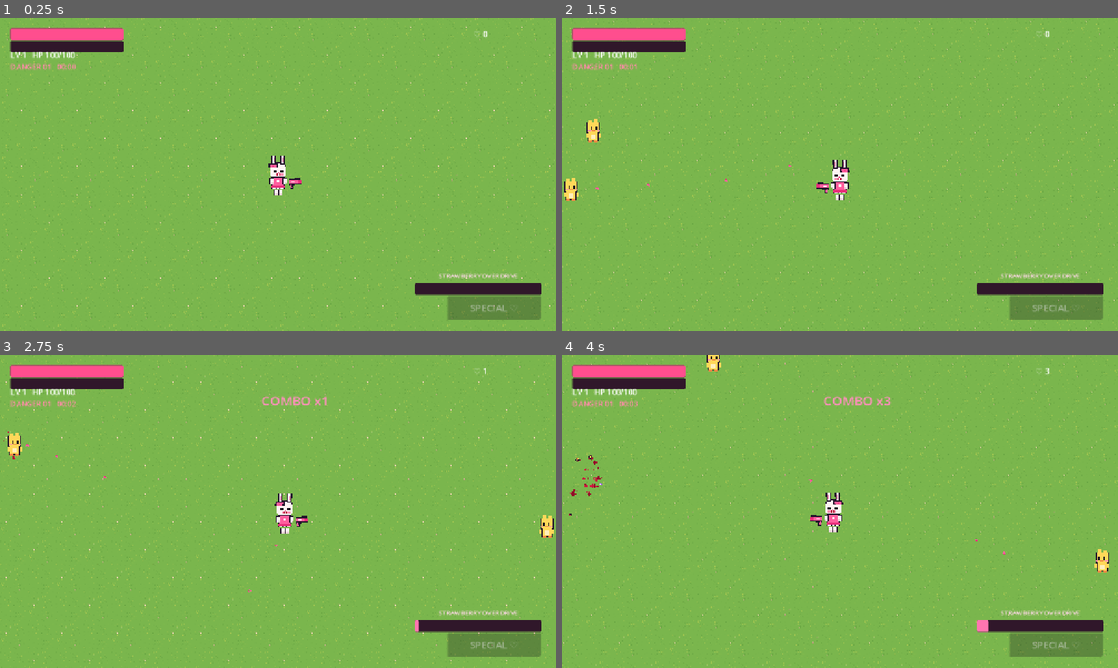
Above: before the commit, frames 1-4 (two rows, left to right).
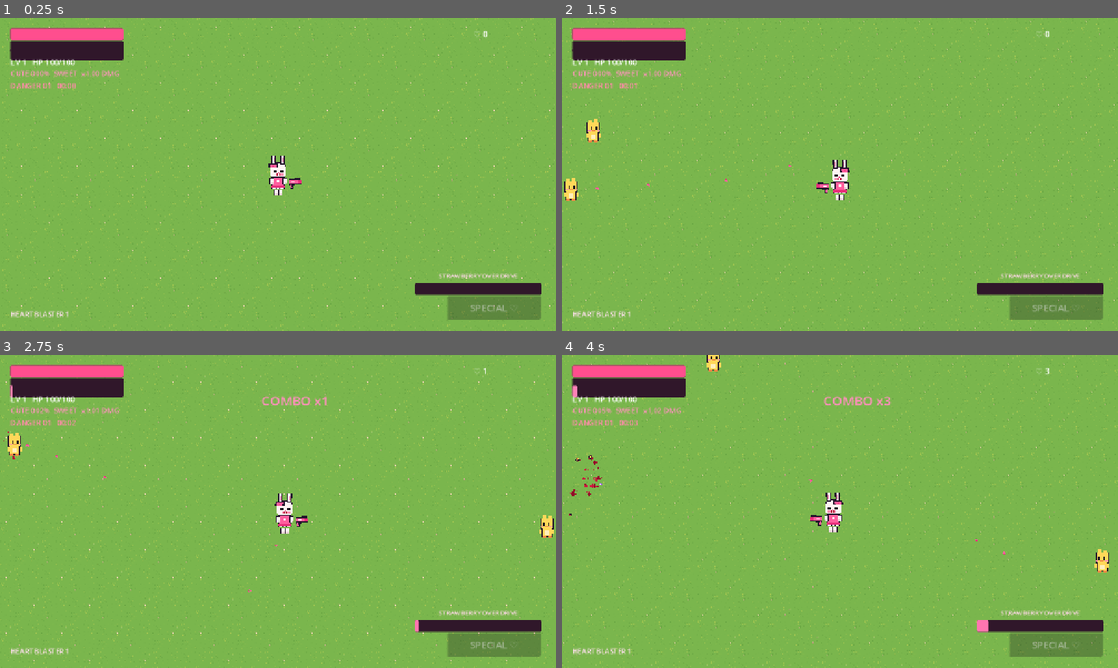
Above: after the commit, the same moments.

Repository: ramonsamagaio/cutecuterampage
Game: Godot game, scene res://scenes/Main.tscn
Same seed, same stepped clock (60 frames per second), same inputs: the game is played once before the commit and once after it.
Inputs (mouse positions are in pixels of both pictures, inside the frame that each line leads up to):
- Up to frame 1 (0.25 s): no input
- Up to frame 2 (1.5 s): tap Enter at 0.5 s; move the mouse to (962, 158) at 0.52 s; hold Right (ui_right) 0.53-1.28 s; tap Shift at 0.6, 1.35 s; tap Space at 0.77 s; move the mouse to (728, 190) at 1.27 s; hold Down (ui_down) from 1.28 s (still down)
- Up to frame 3 (2.75 s): tap Space at 1.52 s; move the mouse to (333, 442) at 2.02 s; release Down (ui_down) at 2.03 s; hold Right (ui_right) from 2.03 s (still down); tap Shift at 2.1 s
- Up to frame 4 (4 s): move the mouse to (812, 574) at 2.77 s; release Right (ui_right) at 2.78 s; hold Up (ui_up) 2.78-3.53 s; tap Shift at 2.85, 3.6 s; tap Space at 3.02, 3.77 s; move the mouse to (1006, 558) at 3.52 s; hold Left (ui_left) from 3.53 s (still down)

The runs differ from the first frame. In frame 1, 1.2% of the frame differs, in the area x 1-23%, y 10-96%; in frame 2, 1.2%; in frame 3, 1.2%; in frame 4, 1.3%, in the area x 1-23%, y 9-96%.

Commit message:
feat: add Cute Meter, weapon and boss HUD depth

Diff:
--- a/scripts/ui/hud.gd
+++ b/scripts/ui/hud.gd
@@ -5,27 +5,37 @@
 var game: Node
 var hp_bar: ProgressBar
 var xp_bar: ProgressBar
+var cute_bar: ProgressBar
 var special_bar: ProgressBar
+var boss_bar: ProgressBar
 var level_label: Label
+var cute_label: Label
 var combo_label: Label
 var kill_label: Label
 var danger_label: Label
+var weapon_label: Label
+var boss_label: Label
+var reward_label: Label
 var special_status_label: Label
 var special_button: Button
 var cutin: SpecialCutin
+var world_fx: CuteWorldFX
 var level_panel: Panel
 var level_box: VBoxContainer
 var kills: int = 0
-var _upgrade_ids: Array[String] = ["sugar_rush", "heart_piercer", "bubblegum_shoes", "strawberry_core", "sprinkles", "ribbon_reflex", "plush_armor", "love_battery"]
+var _reward_timer: float = 0.0
+var _upgrade_ids: Array[String] = ["sugar_rush", "heart_piercer", "bubblegum_shoes", "strawberry_core", "sprinkles", "ribbon_reflex", "plush_armor", "love_battery", "cupcake_mortar", "love_orbit"]
 var _upgrade_names: Dictionary[String, String] = {
 	"sugar_rush": "SUGAR RUSH!  Fire faster",
-	"heart_piercer": "HEART PIERCER  +Damage",
+	"heart_piercer": "HEART PIERCER  Heart damage + mastery",
 	"bubblegum_shoes": "BUBBLEGUM SHOES  +Speed",
 	"strawberry_core": "STRAWBERRY CORE  +HP",
-	"sprinkles": "SPRINKLES!  +Projectile",
+	"sprinkles": "SPRINKLES!  +Heart projectile",
 	"ribbon_reflex": "RIBBON REFLEX  Faster dash",
 	"plush_armor": "PLUSH ARMOR  Less damage",
-	"love_battery": "LOVE BATTERY  Faster Special"
+	"love_battery": "LOVE BATTERY  Faster Special",
+	"cupcake_mortar": "CUPCAKE MORTAR  Lob explosive cupcakes",
+	"love_orbit": "LOVE ORBIT  Hearts circle Taffi"
 }
 
 func _ready() -> void:
@@ -43,20 +53,31 @@
 	root.set_anchors_and_offsets_preset(Control.PRESET_FULL_RECT)
 	add_child(root)
 
+	world_fx = CuteWorldFX.new()
+	root.add_child(world_fx)
+
 	hp_bar = _make_bar(Vector2(24, 24), Vector2(260, 22), Color("ff4f8f"))
 	root.add_child(hp_bar)
-	xp_bar = _make_bar(Vector2(24, 52), Vector2(260, 14), Color("9564ff"))
+	xp_bar = _make_bar(Vector2(24, 52), Vector2(260, 12), Color("9564ff"))
 	root.add_child(xp_bar)
+	cute_bar = _make_bar(Vector2(24, 70), Vector2(260, 12), Color("ff83b8"))
+	root.add_child(cute_bar)
 	special_bar = _make_bar(Vector2(955, 610), Vector2(292, 18), Color("ff76b1"))
 	root.add_child(special_bar)
 
 	level_label = Label.new()
-	level_label.position = Vector2(24, 72)
+	level_label.position = Vector2(24, 88)
 	level_label.add_theme_font_size_override("font_size", 18)
 	root.add_child(level_label)
 
+	cute_label = Label.new()
+	cute_label.position = Vector2(24, 116)
+	cute_label.add_theme_font_size_override("font_size", 17)
+	cute_label.add_theme_color_override("font_color", Color("ff93bd"))
+	root.add_child(cute_label)
+
 	danger_label = Label.new()
-	danger_label.position = Vector2(24, 100)
+	danger_label.position = Vector2(24, 142)
 	danger_label.add_theme_font_size_override("font_size", 17)
 	danger_label.add_theme_color_override("font_color", Color("ff8ba9"))
 	root.add_child(danger_label)
@@ -74,6 +95,34 @@
 	kill_label.add_theme_font_size_override("font_size", 18)
 	root.add_child(kill_label)
 
+	weapon_label = Label.new()
+	weapon_label.position = Vector2(24, 670)
+	weapon_label.size = Vector2(880, 30)
+	weapon_label.add_theme_font_size_override("font_size", 16)
+	weapon_label.add_theme_color_override("font_color", Color("ffe0ee"))
+	root.add_child(weapon_label)
+
+	boss_label = Label.new()
+	boss_label.position = Vector2(390, 104)
+	boss_label.size = Vector2(500, 24)
+	boss_label.horizontal_alignment = HORIZONTAL_ALIGNMENT_CENTER
+	boss_label.add_theme_font_size_override("font_size", 20)
+	boss_label.add_theme_color_override("font_color", Color("ffd1e2"))
+	boss_label.visible = false
+	root.add_child(boss_label)
+	boss_bar = _make_bar(Vector2(390, 132), Vector2(500, 18), Color("e83c76"))
+	boss_bar.visible = false
+	root.add_child(boss_bar)
+
+	reward_label = Label.new()
+	reward_label.position = Vector2(340, 168)
+	reward_label.size = Vector2(600, 52)
+	reward_label.horizontal_alignment = HORIZONTAL_ALIGNMENT_CENTER
+	reward_label.add_theme_font_size_override("font_size", 26)
+	reward_label.add_theme_color_override("font_color", Color("fff0a8"))
+	reward_label.visible = false
+	root.add_child(reward_label)
+
 	special_status_label = Label.new()
 	special_status_label.position = Vector2(955, 582)
 	special_status_label.size = Vector2(292, 24)
@@ -94,13 +143,13 @@
 	root.add_child(cutin)
 
 	level_panel = Panel.new()
-	level_panel.position = Vector2(380, 205)
-	level_panel.size = Vector2(520, 310)
+	level_panel.position = Vector2(380, 190)
+	level_panel.size = Vector2(520, 340)
 	level_panel.visible = false
 	root.add_child(level_panel)
 	level_box = VBoxContainer.new()
 	level_box.position = Vector2(30, 25)
-	level_box.size = Vector2(460, 260)
+	level_box.size = Vector2(460, 290)
 	level_panel.add_child(level_box)
 
 func _make_bar(pos: Vector2, bar_size: Vector2, fill_color: Color) -> ProgressBar:
@@ -124,18 +173,29 @@
 	bar.add_theme_stylebox_override("fill", fill_box)
 	return bar
 
-func _process(_delta: float) -> void:
+func _process(delta: float) -> void:
 	if player == null:
 		return
+	_reward_timer = maxf(0.0, _reward_timer - delta)
+	if _reward_timer <= 0.0:
+		reward_label.visible = false
+
 	hp_bar.max_value = player.max_hp
 	hp_bar.value = player.hp
 	xp_bar.max_value = player.xp_needed
 	xp_bar.value = player.xp
+	cute_bar.max_value = 100.0
+	cute_bar.value = player.cute_meter
 	special_bar.max_value = 100.0
 	special_bar.value = player.special_meter
+	world_fx.set_meter(player.cute_meter)
+
 	level_label.text = "LV %d   HP %d/%d" % [player.level, roundi(player.hp), roundi(player.max_hp)]
+	cute_label.text = "CUTE %03d%%  %s  x%.2f DMG" % [roundi(player.cute_meter), player.get_cute_rank(), player.get_cute_damage_multiplier()]
 	combo_label.text = "%s\nCOMBO x%d" % [player.get_combo_caption(), player.combo] if player.combo > 0 else ""
 	kill_label.text = "♡ %d" % kills
+	weapon_label.text = player.get_weapon_summary()
+
 	var threat: int = int(game.call("get_threat_tier")) if game != null else 1
 	var run_time: float = float(game.call("get_run_time")) if game != null else 0.0
 	var minutes: int = floori(run_time / 60.0)
@@ -144,8 +204,22 @@
 	special_status_label.text = "AIM WITH MOUSE • STRAWBERRY BEAM" if player.special_channeling else "STRAWBERRY OVERDRIVE"
 	special_button.disabled = not player.can_special() or get_tree().paused
 
+	var boss_ratio: float = float(game.call("get_boss_health_ratio")) if game != null else 0.0
+	var boss_active: bool = boss_ratio > 0.0
+	boss_bar.visible = boss_active
+	boss_label.visible = boss_active
+	if boss_active:
+		boss_bar.max_value = 1.0
+		boss_bar.value = boss_ratio
+		boss_label.text = String(game.call("get_boss_name"))
+
 func on_kill() -> void:
 	kills += 1
+
+func show_reward_toast(text: String) -> void:
+	reward_label.text = text
+	reward_label.visible = true
+	_reward_timer = 3.2
 
 func request_special() -> void:
 	if player == null or game == null or not player.can_special() or get_tree().paused:
@@ -176,7 +250,7 @@
 		var id: String = choices[i]
 		var button: Button = Button.new()
 		button.text = _upgrade_names[id]
-		button.custom_minimum_size = Vector2(440, 58)
+		button.custom_minimum_size = Vector2(440, 62)
 		button.pressed.connect(_pick_upgrade.bind(id))
 		level_box.add_child(button)
 
